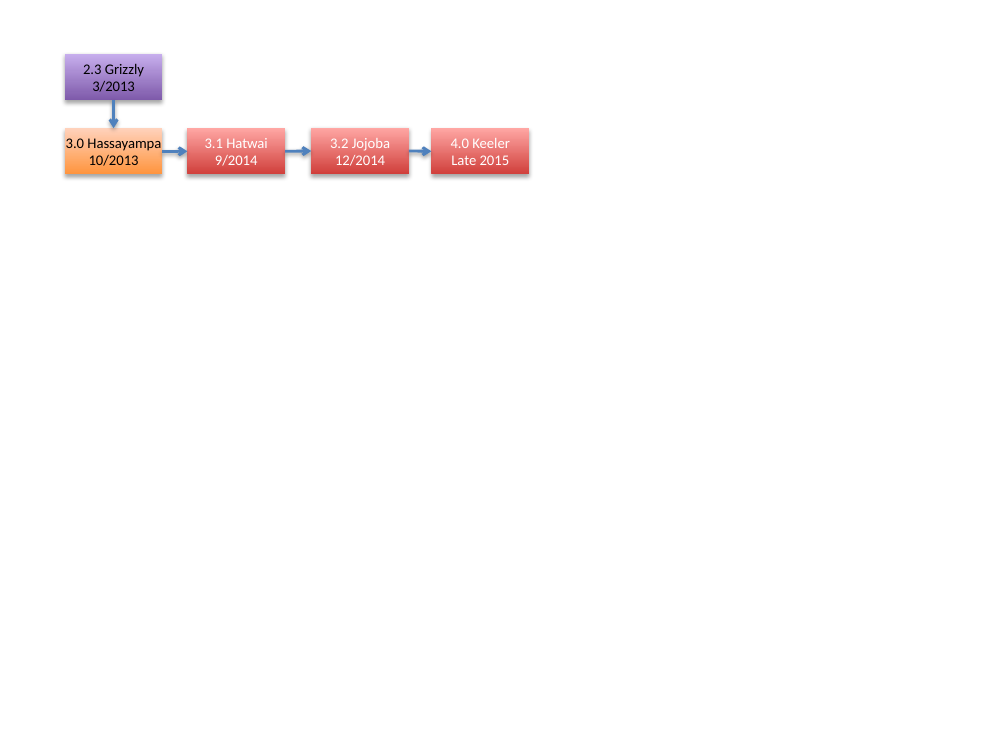
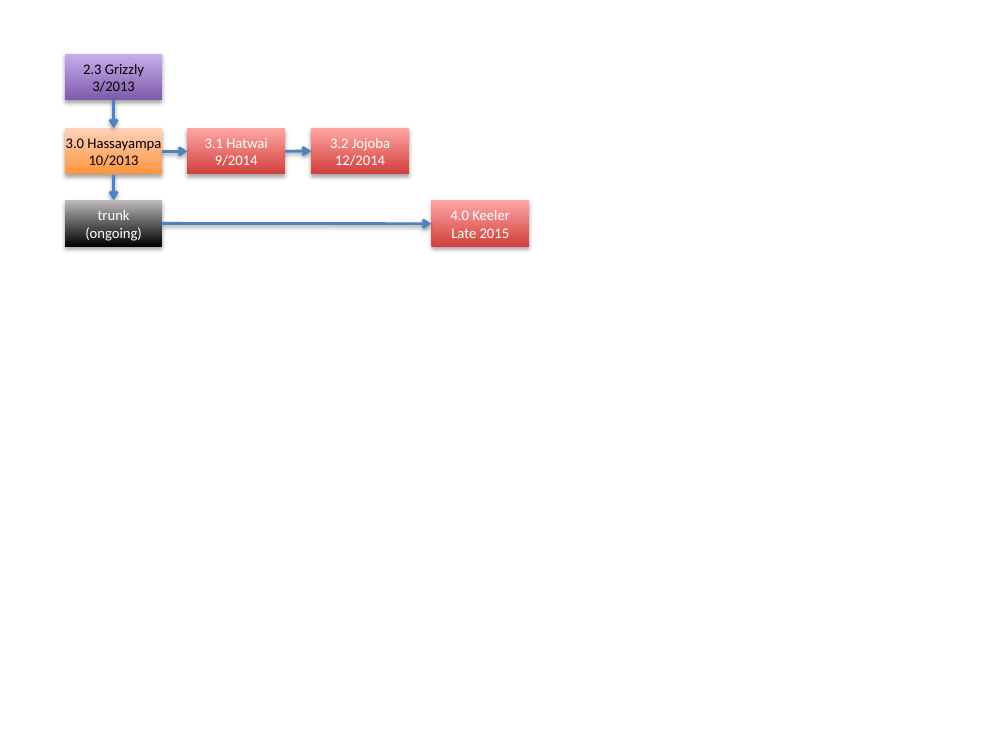
Before and after one commit to gridlab-d/design, a slide deck: slide 1 of GridLAB-D_Family_Tree.pptx. Drawn at 1008x756 pixels with LibreOffice and Linux fonts; fonts in the diff are those of the drawing. Boxes give left, top, right and bottom in pixels: in the first picture for what was removed or moved away, otherwise in the second. Text is boxed around its words. In the diff, an @@ line names an element or a change of style, - is before the commit and + after.

Commit message:
(design) updated history graphic

```diff
--- a/GridLAB-D_Family_Tree.pptx
+++ b/GridLAB-D_Family_Tree.pptx
@@ arrow moved from (409, 151) - (431, 151) to (114, 174) - (114, 201) @@
@@ rectangle added at [65, 201, 162, 247], fill gradient #000000 to #BDBDBD, 10.5 pt, text #FFFFFF @@
+trunk
+(ongoing)
@@ rectangle "4.0 Keeler": place and size @@
-rectangle "4.0 Keeler" at [431, 128, 529, 174]
+rectangle "4.0 Keeler" at [431, 201, 529, 247]
@@ arrow added from (162, 224) to (431, 224), #4F81BD 2 pt @@
```
